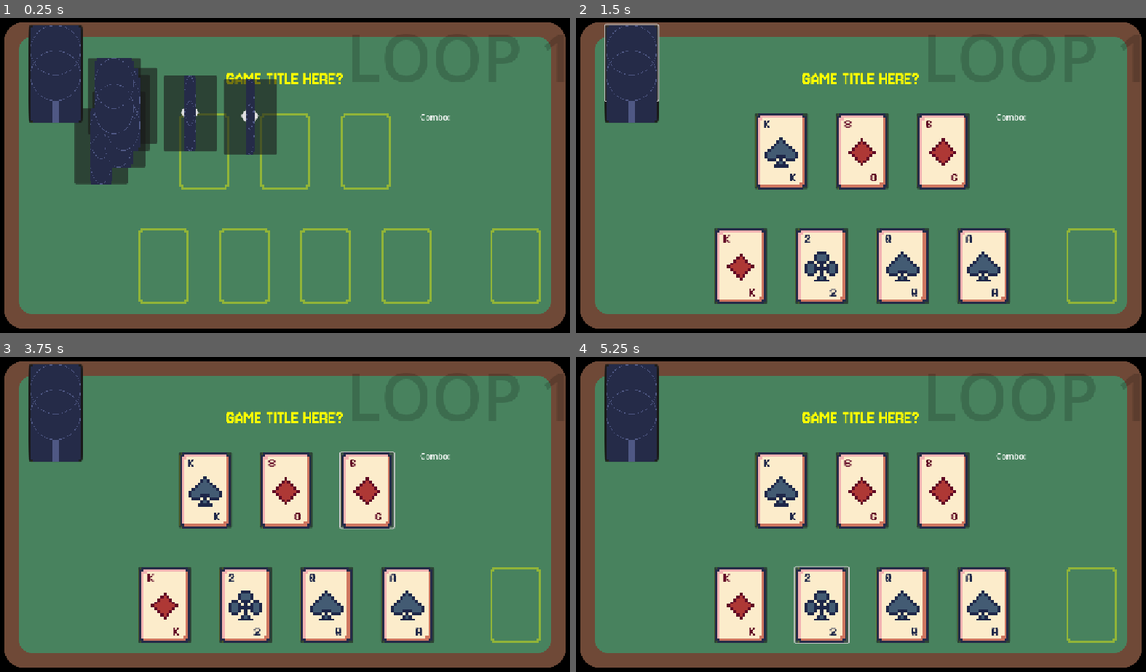
Above: before the commit, frames 1-4 (two rows, left to right).
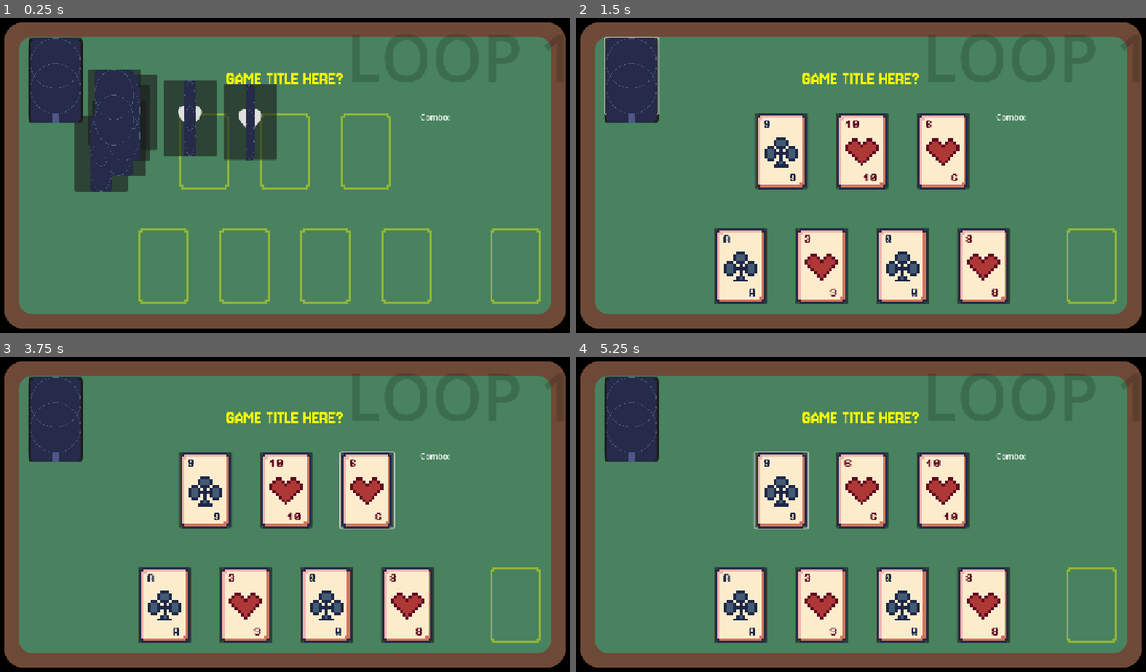
Above: after the commit, the same moments.

Repository: rajariandhana/GMTK-2025
Game: Godot game, scene res://game.tscn
Same seed, same stepped clock (60 frames per second), same inputs: the game is played once before the commit and once after it.
Inputs (mouse positions are in pixels of both pictures, inside the frame that each line leads up to):
- Up to frame 1 (0.25 s): no input
- Up to frame 2 (1.5 s): click "♠️" at 0.5 s; click "♠️" at 1.25 s
- Up to frame 3 (3.75 s): click "♠️" at 2 s; click "♠️" at 2.75 s; click (364, 489) at 3.5 s, where only the run after the commit has a clickable "♥️"
- Up to frame 4 (5.25 s): click (861, 489) at 4.25 s, where only the run after the commit has a clickable "♥️"; click "♣️" at 5 s

The runs differ from the first frame. In frame 1, 2.6% of the frame differs, in the area x 4-49%, y 2-56%; in frame 2, 2.7%; in frame 3, 2.6%; in frame 4, 3.1%, in the area x 4-75%, y 2-91%.

Commit message:
sounds, animations

Diff:
--- a/card.tscn
+++ b/card.tscn
@@ -1,11 +1,11 @@
 [gd_scene load_steps=7 format=3 uid="uid://c3mpu4ff7bw61"]
 
 [ext_resource type="Script" uid="uid://kkji060fqkls" path="res://card.gd" id="1_kikvd"]
-[ext_resource type="Texture2D" uid="uid://ch075eb5a5qf2" path="res://CardBack.png" id="2_1i5pp"]
+[ext_resource type="Texture2D" uid="uid://brjxej0xhqna" path="res://CardBack.png" id="2_1i5pp"]
 [ext_resource type="Texture2D" uid="uid://c3s5uyunhf51h" path="res://CardBase.png" id="2_q5obu"]
-[ext_resource type="AudioStream" uid="uid://dg5rguxd4vlmf" path="res://sfx/click-1.mp3" id="2_rjlel"]
 [ext_resource type="FontFile" uid="uid://xjcsbs3j5fpo" path="res://fonts/PixelOperator8-Bold.ttf" id="4_1i5pp"]
 [ext_resource type="Texture2D" uid="uid://dtc74taq8f8ww" path="res://Suit_Heart.png" id="5_fpac0"]
+[ext_resource type="AudioStream" uid="uid://cstoqmf0fi80y" path="res://sfx/card_click.mp3" id="6_1i5pp"]
 
 [node name="Card" type="Button"]
 anchors_preset = -1
@@ -61,7 +61,7 @@
 texture = ExtResource("2_1i5pp")
 
 [node name="SFX_Click" type="AudioStreamPlayer" parent="."]
-stream = ExtResource("2_rjlel")
-volume_db = -10.0
+stream = ExtResource("6_1i5pp")
+volume_db = -5.0
 
 [connection signal="button_up" from="." to="." method="_on_button_up"]
--- a/game.gd
+++ b/game.gd
@@ -10,7 +10,7 @@
 @onready var board_pos: Node2D = $BoardPositions
 @onready var hand_pos: Node2D = $HandPositions
 @onready var state_label: Label = $StatusLabel
-@onready var sfx_discard: AudioStreamPlayer2D = $SFX_Discard
+@onready var sfx_discard: AudioStreamPlayer = $Discarded
 
 var selected_card : Card
 var state: int = State.IDLE:
@@ -19,7 +19,7 @@
 
 
 
-var suits = ["♥️", "♣️", "♦️", "♠️"]
+var suits = ["♥️", "♣️"]#, "♦️", "♠️"]
 var current_loop = 1
 
 var card_vector2 = Vector2(-50, -75)
@@ -72,6 +72,20 @@
 
 
 func state_machine(state):
+	if state == State.LOOP_ENDED:
+		print('hey')
+		state_label.text = ""
+		state = State.SHUFFLING
+		await loop_deck()
+		current_loop += 1
+	if state == State.DEAD_END:
+		state_label.text = "DEAD END"
+		return
+	if state == State.SHUFFLE_FINISHED:
+		await updraw()
+	if state != State.IDLE:
+		return
+
 	state_label.text = "LOOP " + str(current_loop)
 	if board.get_child_count() < 3 and deck.get_child_count() == 0:
 		discard_many(hand.get_children())
@@ -80,18 +94,6 @@
 		await get_tree().create_timer(0.5).timeout
 		state = State.LOOP_ENDED
 		state_machine(state)
-		return
-	if state == State.DEAD_END:
-		state_label.text = "DEAD END"
-		return
-	if state == State.LOOP_ENDED:
-		state_label.text = ""
-		current_loop += 1
-		await loop_deck()
-	if state == State.SHUFFLE_FINISHED:
-		await updraw()
-
-	if state != State.IDLE:
 		return
 
 	if board.get_child(0).value == board.get_child(1).value and board.get_child(0).value == board.get_child(2).value:
@@ -106,20 +108,20 @@
 				t.tween_property(card_from_deck, "position", get_viewport_rect().size / 2 + Vector2(-370, -100), 0.7)
 				await t.finished
 				break
-		discard_many(board.get_children())
+		await discard_many(board.get_children())
 		await updraw()
 		return
 
 	if combo.same_suit(board.get_children()):
 		combo.combo_detector(board.get_children())
-		state = State.TWEENING
-		discard_many(board.get_children())
+		await discard_many(board.get_children())
 		await updraw()
 
 
 
 func discard_many(cards: Array):
 	var sorted = []
+	var tweens_to_check = []
 	for card in cards:
 		var dist = card.position.distance_to(trash_position)
 		sorted.append([dist, card])
@@ -127,10 +129,12 @@
 
 	for c in sorted:
 		var card = c[1]
-		discard_one(card)
-
-
-func discard_one(card: Card):
+		tweens_to_check.append(discard_one(card))
+	for t : Tween in tweens_to_check:
+		await t.finished
+
+
+func discard_one(card: Card) -> Tween:
 	if selected_card == card:
 		selected_card = null
 	var t : Tween = card.create_tween()
@@ -139,9 +143,12 @@
 	var target_position := Vector2(trash_position.x, trash_position.y - trash.get_child_count())
 	t.tween_property(card, "position", target_position, card.position.distance_to(target_position) * 0.001)
 	sfx_discard.play()
+	return t
 
 
 func updraw():
+	$DeckLooped.stop()
+	$DeckLooped.play()
 	state = State.TWEENING
 	var hand_len := hand.get_child_count()
 	var board_len := board.get_child_count()
@@ -178,6 +185,7 @@
 
 	for t : Tween in tweens_to_check:
 		await t.finished
+	$DeckLooped.stop()
 	if is_dead_end():
 		state = State.DEAD_END
 		return
@@ -218,14 +226,16 @@
 
 
 func loop_deck():
-	state = State.SHUFFLING
 	var i=0
 	var tweens_to_check = []
+	var sounds_to_delete = []
 	for card in trash.get_children():
 		trash.remove_child(card)
 		deck.add_child(card)
 	shuffle_cards()
+	$DeckLooped.play()
 	for card in deck.get_children():
+		card.flip()
 		var t : Tween = create_tween()
 		tweens_to_check.append(t)
 		t.tween_property(card, "position", deck_positions + Vector2(0, i), 0.4)
--- a/game.tscn
+++ b/game.tscn
@@ -1,9 +1,10 @@
-[gd_scene load_steps=5 format=3 uid="uid://c3wmjn72rvyyc"]
+[gd_scene load_steps=6 format=3 uid="uid://c3wmjn72rvyyc"]
 
 [ext_resource type="Script" uid="uid://bgb67r0nnh5aj" path="res://game.gd" id="1_e2o6t"]
 [ext_resource type="Texture2D" uid="uid://ccvy1pl5c8bhq" path="res://Table.png" id="3_fc0e3"]
-[ext_resource type="AudioStream" uid="uid://c2sq6g123hrbe" path="res://sfx/success-1.mp3" id="3_feb5d"]
 [ext_resource type="Script" uid="uid://2tdj1201ufmi" path="res://combo.gd" id="4_fc0e3"]
+[ext_resource type="AudioStream" uid="uid://bci7wo8cwrtvx" path="res://sfx/discarded.mp3" id="4_ryrav"]
+[ext_resource type="AudioStream" uid="uid://cnlur4wlpridl" path="res://sfx/shuffle-cards.mp3" id="6_ryrav"]
 
 [node name="Game" type="Control"]
 layout_mode = 3
@@ -69,7 +70,7 @@
 position = Vector2(816, 503)
 
 [node name="SFX_Discard" type="AudioStreamPlayer2D" parent="."]
-stream = ExtResource("3_feb5d")
+stream = ExtResource("4_ryrav")
 
 [node name="StatusLabel" type="Label" parent="."]
 z_index = -1
@@ -83,3 +84,11 @@
 theme_override_font_sizes/font_size = 128
 text = "LOOP 1"
 horizontal_alignment = 2
+
+[node name="Discarded" type="AudioStreamPlayer" parent="."]
+stream = ExtResource("4_ryrav")
+volume_db = -5.0
+
+[node name="DeckLooped" type="AudioStreamPlayer" parent="."]
+stream = ExtResource("6_ryrav")
+volume_db = -5.0
Not shown, added: sfx/card_click.mp3.import
Not shown, added: sfx/discarded.mp3.import
Not shown, added: sfx/shuffle-cards.mp3.import
Not shown, added: sfx/card_click.mp3
Not shown, added: sfx/discarded.mp3
Not shown, added: sfx/shuffle-cards.mp3
